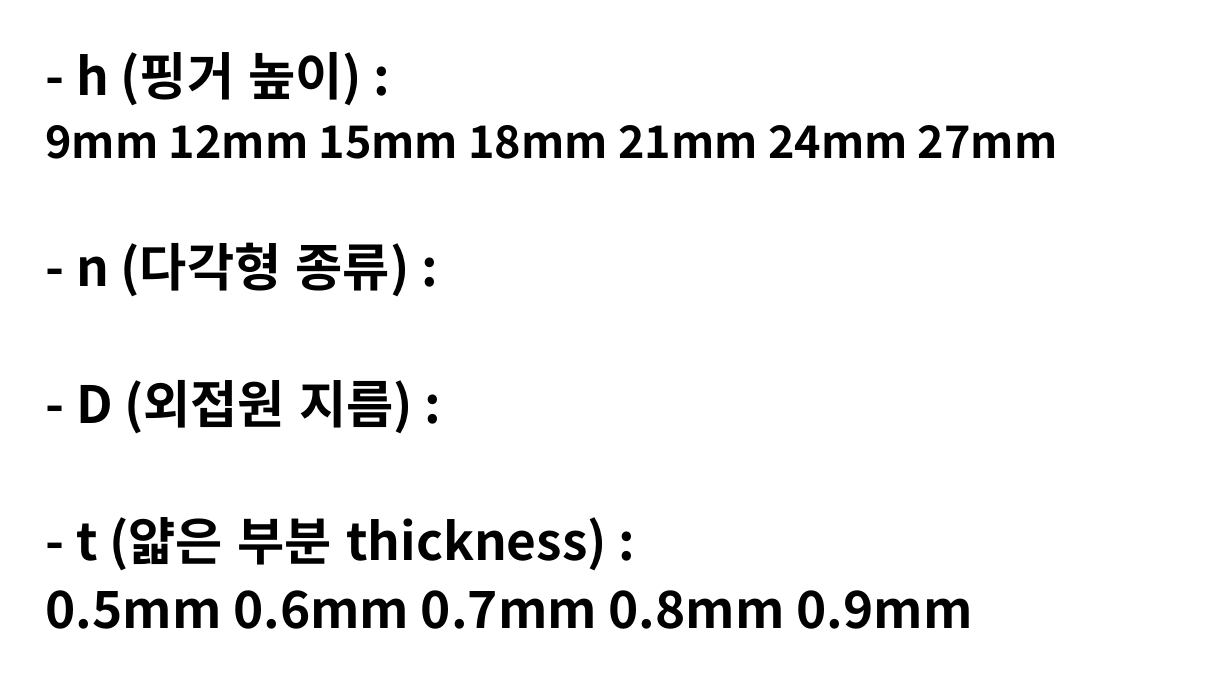
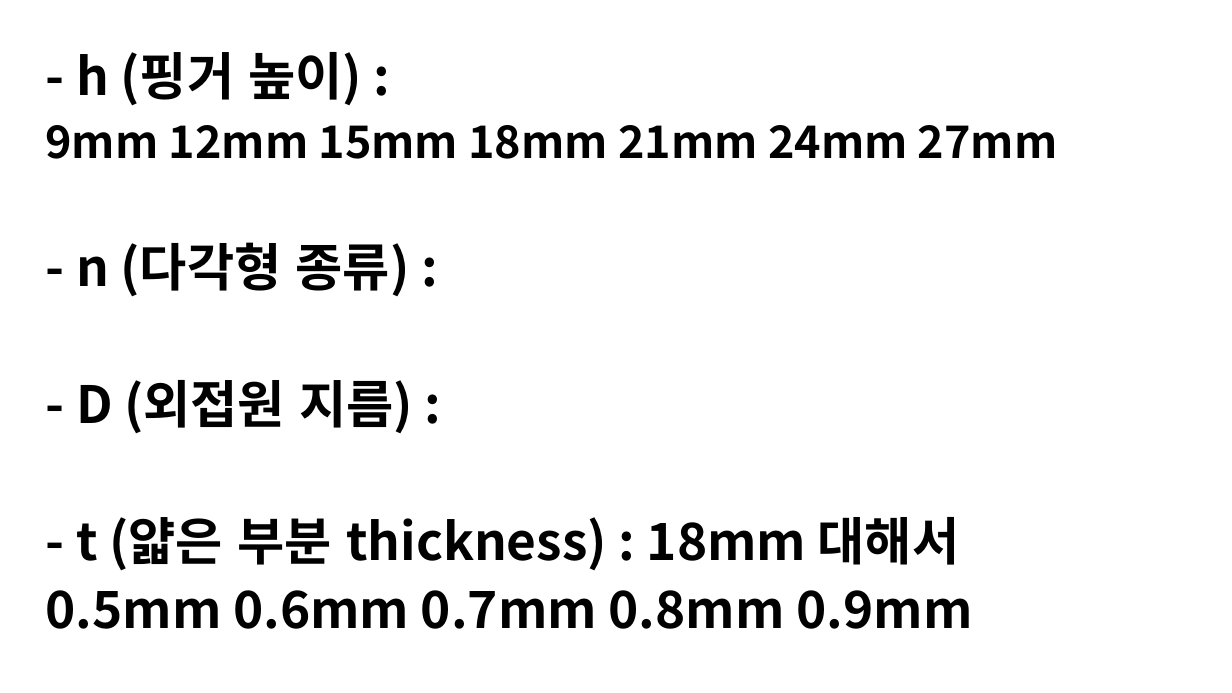
Before and after one commit to ominseo5/robotory_SoftFinger, a slide deck: slide 1 of LabLog.pptx. Drawn at 1232x693 pixels with LibreOffice and Linux fonts; fonts in the diff are those of the drawing. Boxes give left, top, right and bottom in pixels: in the first picture for what was removed or moved away, otherwise in the second. Text is boxed around its words. In the diff, an @@ line names an element or a change of style, - is before the commit and + after.

```diff
--- a/LabLog.pptx
+++ b/LabLog.pptx
@@ text at (76,517,960,571): text changed @@
-- t (얇은 부분 thickness) :
+- t (얇은 부분 thickness) : 18mm 대해서
```
Also in this commit, not shown: 1 slide added, 1 slide removed, 4 other files.
